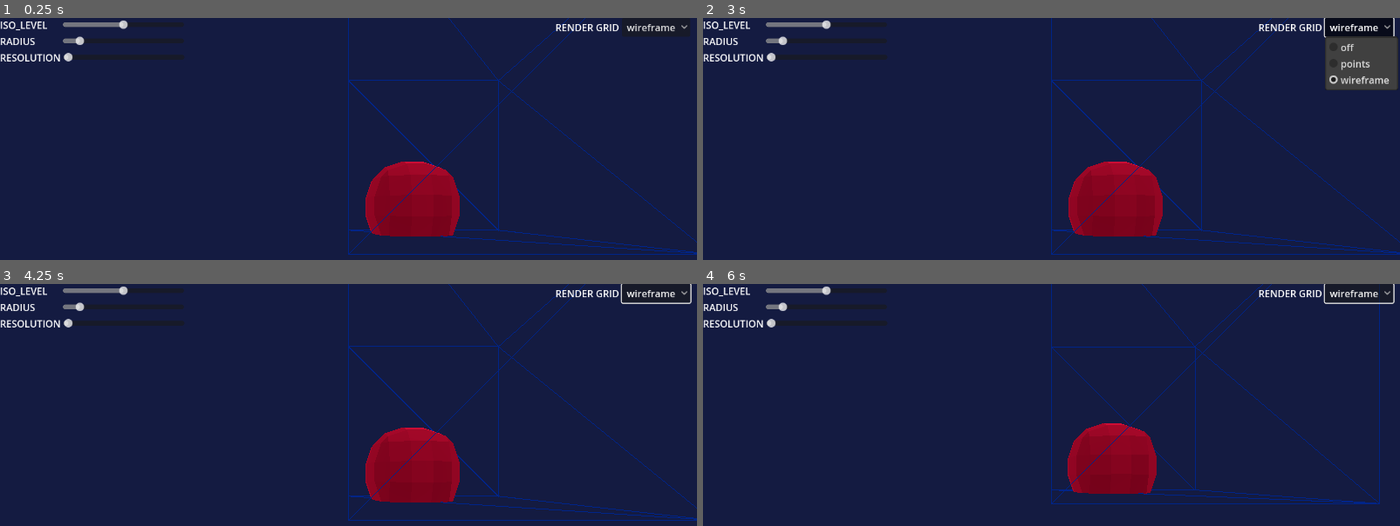
Above: before the commit, frames 1-4 (two rows, left to right).
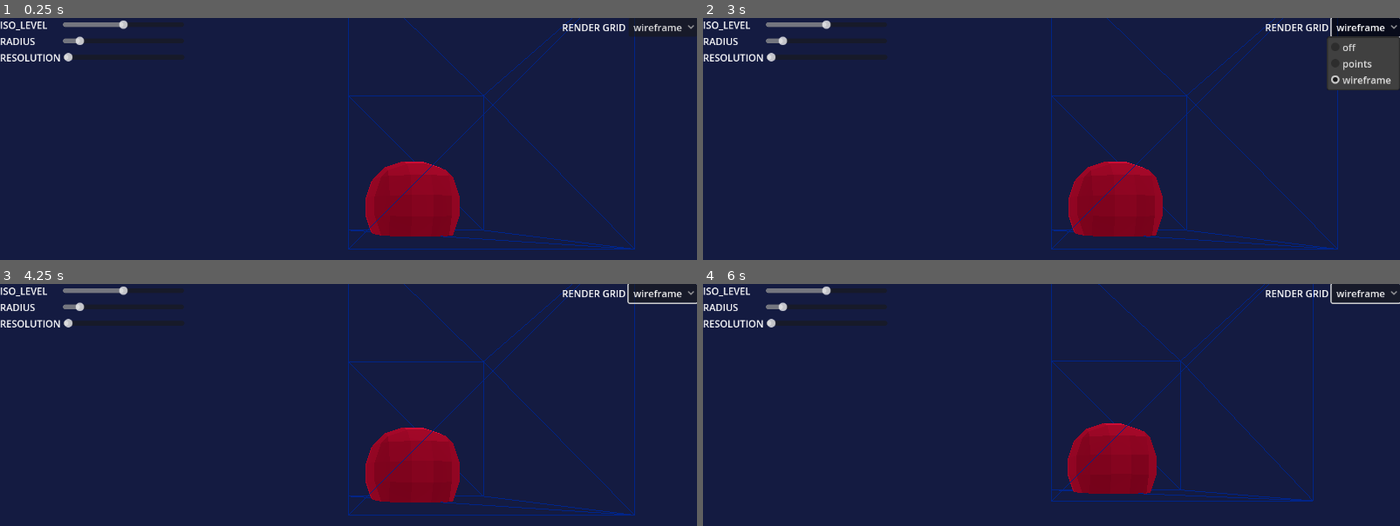
Above: after the commit, the same moments.

Repository: Peter-Pyshnyy/graphics_sandbox
Game: Godot game, scene res://scenes/main_scene.tscn
The game is run twice, just before and just after one commit, with the same random seed, the same clock (stepped at 60 frames per second) and the same inputs.
Inputs (mouse positions are in pixels of both pictures, inside the frame that each line leads up to):
- Up to frame 1 (0.25 s): no input
- Up to frame 2 (3 s): click "wireframe" at 0.5 s; tap Enter at 1.25, 2.75 s; move the mouse to (1204, 194) at 1.27 s; hold D 1.28-2 s; tap Q at 1.35, 2.85 s; click (1204, 194) at 1.42 s; tap Space at 2 s; drag from (912, 233) to (outside the picture) at 2.02 s; move the mouse to (1121, 126) at 2.77 s; hold D from 2.78 s (still down)
- Up to frame 3 (4.25 s): release D at 3.5 s; tap Space at 3.5 s; drag from (outside the picture) to (139, 421) at 3.52 s
- Up to frame 4 (6 s): tap Enter at 4.25 s; move the mouse to (outside the picture) at 4.27 s; hold A 4.28-5 s; tap Q at 4.35, 5.85 s; tap Space at 5 s; drag from (842, 421) to (946, 380) at 5.02 s; move the mouse to (1086, 480) at 5.77 s; hold S from 5.78 s (still down); click (1086, 480) at 5.92 s

The runs differ from the first frame. In frame 1, 2.1% of the frame differs, in the area x 49-100%, y 0-98%; in frame 2, 2.6%; in frame 3, 2.1%; in frame 4, 2.1%.

Commit message:
render grid WF mode fix

Diff:
--- a/scenes/borders_mesh.gd
+++ b/scenes/borders_mesh.gd
@@ -14,23 +14,12 @@
 
 func gen_grid_borders_mesh():
 	var corner_pos = get_corner_pos()
-	res_right = Vector3(resolution, 0, 0)
-	res_up = Vector3(0, resolution, 0)
-	res_forward = Vector3(0, 0, resolution)
+	# -1 because MC loops 0 to res - 1
+	res_right = Vector3(resolution - 1, 0, 0)
+	res_up = Vector3(0, resolution - 1, 0)
+	res_forward = Vector3(0, 0, resolution - 1)
 
 	var new_mesh = ArrayMesh.new()
-	#var vertices := PackedVector3Array([
-		##back side
-		#corner_pos,
-		#corner_pos + res_right,
-		#corner_pos - res_up,
-		#corner_pos + res_right - res_up,
-		#
-		##front side
-		#corner_pos + res_forward,
-		#corner_pos + res_right + res_forward,
-		#corner_pos - res_up + res_forward,
-		#corner_pos + res_right - res_up + res_forward,])
 
 	var vertices := PackedVector3Array([
 		#back side
--- a/scenes/grid_box.tscn
+++ b/scenes/grid_box.tscn
@@ -18,16 +18,23 @@
 
 [node name="Control" type="Control" parent="."]
 layout_mode = 3
-anchor_left = 0.797
+anchor_left = 0.802
 anchor_right = 1.0
-anchor_bottom = 0.062
-offset_left = -0.144043
-offset_bottom = -0.176003
+anchor_bottom = 0.048
+offset_left = 0.0959473
+offset_bottom = -0.104
 grow_horizontal = 0
-size_flags_horizontal = 8
-size_flags_vertical = 0
+size_flags_horizontal = 3
+size_flags_vertical = 3
 
 [node name="HBoxContainer" type="HBoxContainer" parent="Control"]
+layout_mode = 1
+anchors_preset = 1
+anchor_left = 1.0
+anchor_right = 1.0
+offset_left = -223.0
+offset_bottom = 31.0
+grow_horizontal = 0
 
 [node name="lbl_iso" type="Label" parent="Control/HBoxContainer"]
 custom_minimum_size = Vector2(100, 0)
